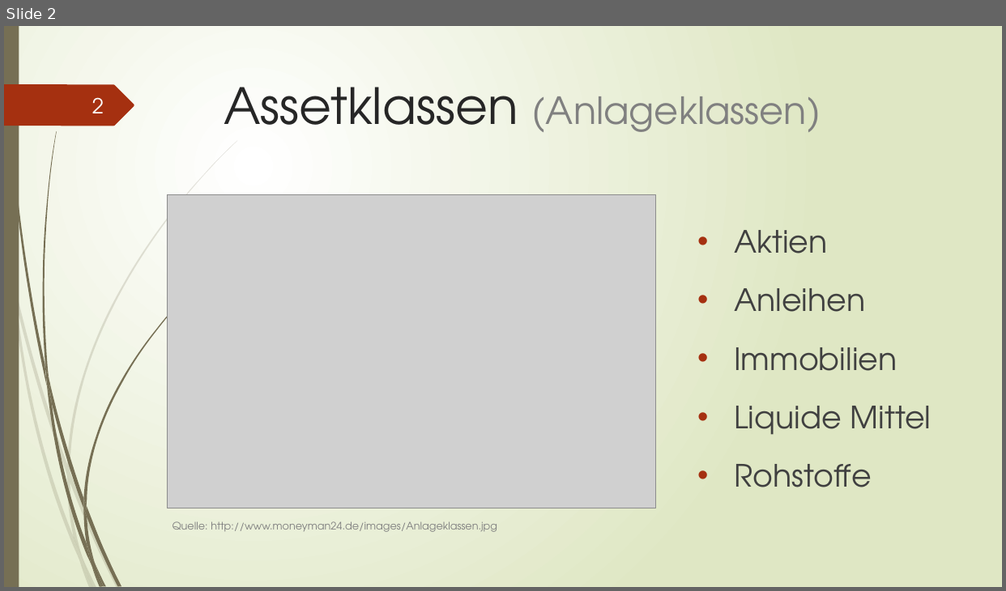
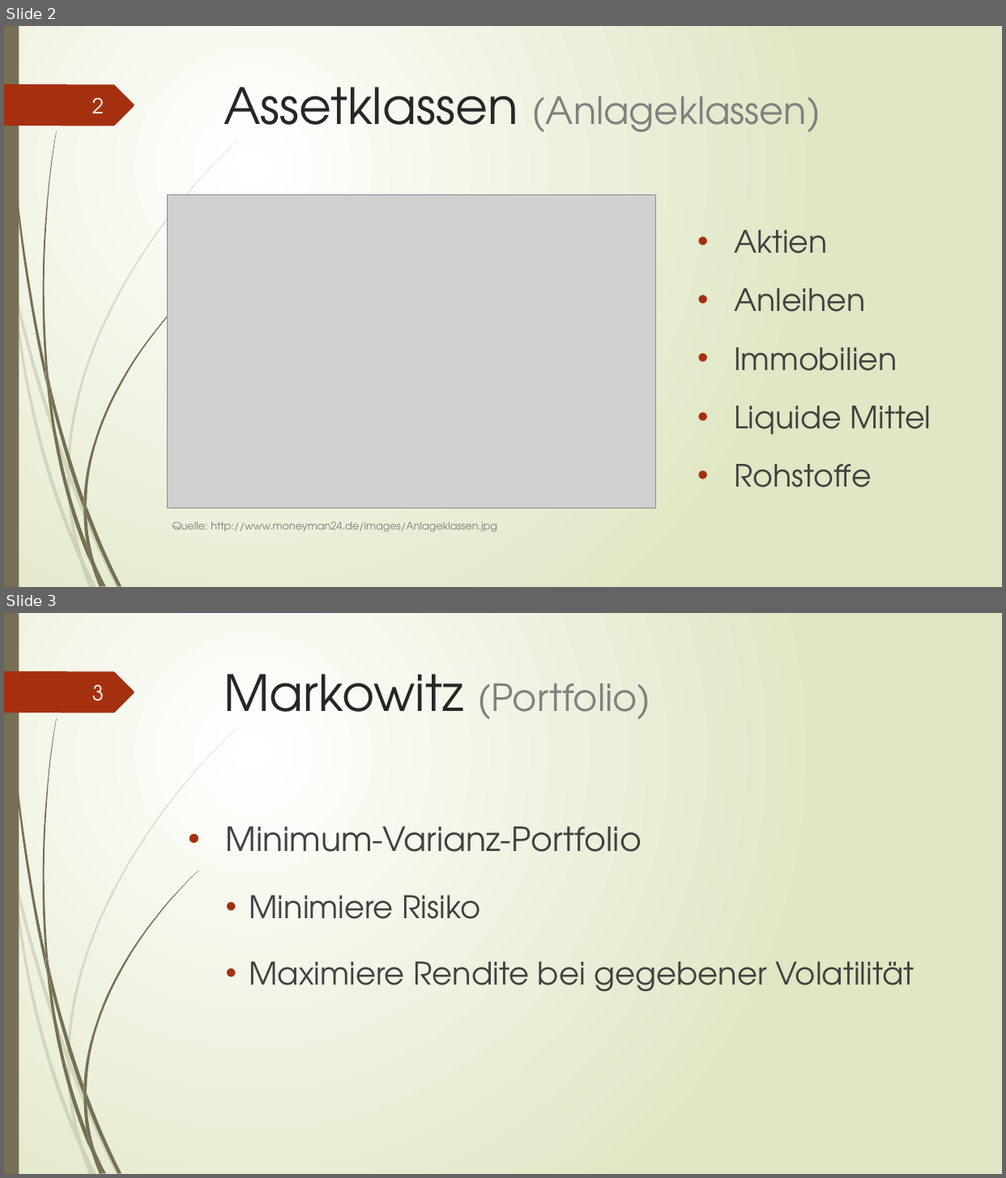
Before and after one commit to mathck/FINUE3, a slide deck: Files/Unsere Folien.pptx. Shown one above the other, each under a label of ours: slide 2 before the commit, slides 2 and 3 after it. The pictures are 1006x591 and 1006x1178 pixels, drawn with LibreOffice and Linux fonts; fonts in the diff are those of the drawing; grey boxes stand for pictures. Boxes give left, top, right and bottom in pixels: in the first picture for what was removed or moved away, otherwise in the second. Text is boxed around its words. In the diff, an @@ line names an element or a change of style, - is before the commit and + after.

```diff
--- a/Files/Unsere Folien.pptx
+++ b/Files/Unsere Folien.pptx
@@ slide 3 added at [4, 613, 1002, 1174], background gradient #FFFFFF to #DFE8C4; not listed: 24 template elements that a slide beside it also shows @@
@@ page number added at [92, 684, 104, 701], 20 pt, text #FEFFFF @@
+3
@@ title added at [224, 674, 650, 719], 36 pt, text #808080 @@
+Markowitz (Portfolio)
@@ text added at [226, 826, 914, 991], 30 pt, text #404040 @@
+• Minimum-Varianz-Portfolio
+  • Minimiere Risiko
+  • Maximiere Rendite bei gegebener Volatilität
```
Also in this commit, not shown: 2 other slides added, 2 other files.
